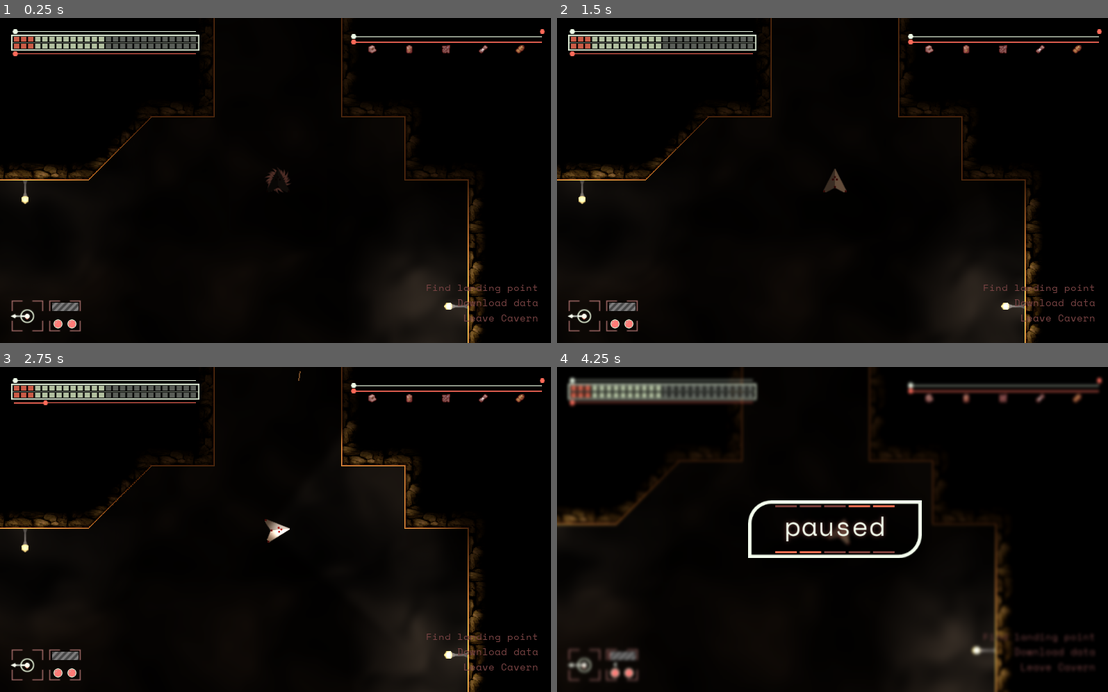
Above: before the commit, frames 1-4 (two rows, left to right).
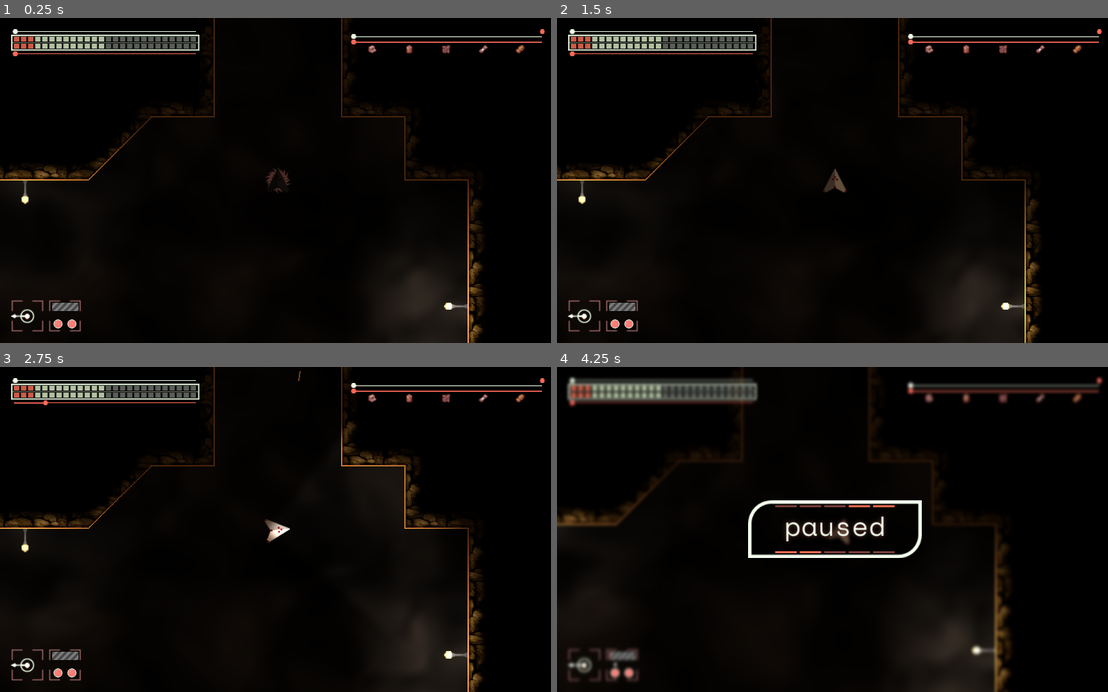
Above: after the commit, the same moments.

Repository: maximinus/scheme7
Game: Godot game, scene res://scenes/World.tscn
Two runs of this game, one before a commit and one after it. Both use one fixed random seed, a clock stepped at 60 frames per second and the inputs below. Sound files missing from this copy of the repository are replaced by a short silence.
Inputs:
- Up to frame 1 (0.25 s): no input
- Up to frame 2 (1.5 s): tap Enter (Enter) at 0.5, 1.35 s; hold D (RightTurn) 0.53-1.28 s; tap L (Lights) at 0.6 s; tap Space (FireLaser) at 1.25 s; hold M (download) from 1.28 s (still down)
- Up to frame 3 (2.75 s): tap L (Lights) at 1.55, 2.3 s; release M (download) at 2.03 s; hold D (RightTurn) from 2.03 s (still down); tap Space (FireLaser) at 2.1 s
- Up to frame 4 (4.25 s): release D (RightTurn) at 2.78 s; hold W (Thrust) 2.78-3.53 s; tap K (FullBeam) at 2.85 s; tap L (Lights) at 3.05, 3.6 s; hold A (LeftTurn) from 3.53 s (still down); tap P (Pause) at 4.15 s

The runs differ from the first frame. In frame 1, 0.3% of the frame differs, in the area x 77-98%, y 82-94%; in frame 2, 0.3%; in frame 3, 0.3%; in frame 4, 0.4%.

Commit message:
Wired up objectives

Diff:
--- a/Scheme7/code/level/level.gd
+++ b/Scheme7/code/level/level.gd
@@ -2,11 +2,8 @@
 
 class_name Level
 
+var objectives = []
+var callback = null
+
 func _init():
-	# probably need to load from json here
 	pass
-
-func getObjectives():
-	return ['Leave Cavern',
-			'Download data',
-			'Find landing point']
--- a/Scheme7/code/ship/rocket_off.gd
+++ b/Scheme7/code/ship/rocket_off.gd
@@ -4,10 +4,12 @@
 
 var fuel
 var temp
+var firing_rocket
 
 func _init():
 	fuel = FuelTankOff.new()
 	temp = RocketTemperatureOff.new()
+	firing_rocket = false
 
 func update(delta: float, energy: float) -> void:
 	pass
--- a/Scheme7/scenes/Interface/Dialog/Dialog.gd
+++ b/Scheme7/scenes/Interface/Dialog/Dialog.gd
@@ -14,13 +14,15 @@
 	setupShip()
 	# next is static, then to the tutorial level
 	Scenes.addScene('res://scenes/SceneTransitions/Static/Static.tscn')
-	Scenes.addScene('res://scenes/Levels/BaseLevel/BaseLevel.tscn')
+	Scenes.addScene('res://scenes/Levels/tutorial_levels/tutorial_1/tutorial_1.tscn')
 	index = 0
 	dialogs = Dialog.getDialog()
 	displayDialog()
 
 func setupShip():
 	Globals.ship.gun = GunsOff.new()
+	Globals.ship.shield = ShieldOff.new()
+	Globals.ship.rocket = RocketOff.new()
 
 func _process(_delta):
 	# was the enter key pressed?
--- a/Scheme7/scenes/Interface/Dialog/Dialog.tscn
+++ b/Scheme7/scenes/Interface/Dialog/Dialog.tscn
@@ -185,7 +185,6 @@
 valign = 1
 
 [node name="Next" type="Node2D" parent="."]
-visible = false
 
 [node name="Next" type="NinePatchRect" parent="Next"]
 margin_left = 732.0
@@ -246,7 +245,7 @@
 }
 
 [node name="Timer" type="Timer" parent="."]
-wait_time = 0.8
+wait_time = 0.4
 one_shot = true
 [connection signal="tween_completed" from="Main/Margin/Text/Tween" to="." method="_on_Tween_tween_completed"]
 [connection signal="timeout" from="Timer" to="." method="_on_Timer_timeout"]
--- a/Scheme7/scenes/Levels/BaseLevel/BaseLevel.gd
+++ b/Scheme7/scenes/Levels/BaseLevel/BaseLevel.gd
@@ -2,3 +2,51 @@
 
 func _ready():
 	$Player.processing = true
+	setupObjectives()
+
+func setupObjectives():
+	var texts = []
+	for i in objectives:
+		texts.append(i[0])
+	Globals.level.objectives = texts
+	Globals.level.callback = funcref(self, 'testObjectives')
+	$CanvasLayer/Objectives.setup()
+
+# we need to handle level objectives here.
+# So first the code to check each objective
+# each of these returns a bool
+func checkLightsOn() -> bool:
+	if Globals.ship.battery.status != BatteryCharge.LIGHT_STATUS.Off:
+		return true
+	return false
+
+func checkLightCircle() -> bool:
+	if Globals.ship.battery.status == BatteryCharge.LIGHT_STATUS.Circle:
+		return true
+	return false
+
+func checkHeadlightOn() -> bool:
+	if Globals.ship.battery.status != BatteryCharge.LIGHT_STATUS.Off:
+		if Globals.ship.battery.fullbeam == true:
+			return true
+	return false
+
+func testObjectives() -> bool:
+	# returns true if a mission objective completes
+	# take the first and check it
+	var data = objectives[0]
+	# call the first argument
+	if data[1].call_func() == false:
+		# nothing to do
+		return false
+	# remove this objective
+	objectives.pop_front()
+	return true
+
+# finally, we need dump the results out here into an array
+# the second entry to the array is the function that checks
+var objectives = [
+	['Turn on lights [L]', 			funcref(self, 'checkLightsOn')],
+	['Turn on surround lights [L]',	funcref(self, 'checkLightCircle')],
+	['Turn on headlights [K]',		funcref(self, 'checkHeadlightOn')]
+]
--- /dev/null
+++ b/Scheme7/scenes/Levels/tutorial_levels/tutorial_1/tutorial_1.tscn
@@ -0,0 +1,104 @@
+[gd_scene load_steps=10 format=2]
+
+[ext_resource path="res://scenes/Levels/MapTiles.tres" type="TileSet" id=1]
+[ext_resource path="res://scenes/LevelObjects/SimpleLight/SimpleLight.tscn" type="PackedScene" id=2]
+[ext_resource path="res://scenes/Levels/BaseLevel/BaseLevel.gd" type="Script" id=3]
+[ext_resource path="res://scenes/PlayerUI/Pause/PauseScreen.tscn" type="PackedScene" id=4]
+[ext_resource path="res://scenes/Player/Player.tscn" type="PackedScene" id=5]
+[ext_resource path="res://scenes/PlayerUI/MissionObjectives/MissionObjectives.tscn" type="PackedScene" id=6]
+
+[sub_resource type="Shader" id=1]
+code = "shader_type canvas_item;
+
+uniform vec4 color : hint_color = vec4(0.35, 0.48, 0.95, 1.0);
+uniform float noise_scale = 20.0;
+uniform float alpha_power = 2.0;
+uniform int OCTAVES = 1;
+uniform float TIME_FACTOR = 1.0;
+
+float rand(vec2 coord){
+	return fract(sin(dot(coord, vec2(56, 78)) * 1000.0) * 1000.0);
+}
+
+float noise(vec2 coord){
+	vec2 i = floor(coord);
+	vec2 f = fract(coord);
+
+	// 4 corners of a rectangle surrounding our point
+	float a = rand(i);
+	float b = rand(i + vec2(1.0, 0.0));
+	float c = rand(i + vec2(0.0, 1.0));
+	float d = rand(i + vec2(1.0, 1.0));
+
+	vec2 cubic = f * f * (3.0 - 2.0 * f);
+
+	return mix(a, b, cubic.x) + (c - a) * cubic.y * (1.0 - cubic.x) + (d - b) * cubic.x * cubic.y;
+}
+
+float fbm(vec2 coord){
+	float value = 0.0;
+	float scale = 0.5;
+
+	for(int i = 0; i < OCTAVES; i++){
+		value += noise(coord) * scale;
+		coord *= 2.0;
+		scale *= 0.5;
+	}
+	return value;
+}
+
+void fragment() {
+	vec2 coord = UV * noise_scale;
+	float abs_time = TIME * TIME_FACTOR;
+	vec2 motion = vec2( fbm(coord + vec2(abs_time * -0.5, abs_time * 0.5)) );
+	float final = fbm(coord + motion);
+	COLOR = vec4(color.rgb, pow(final, alpha_power) * color.a);
+}"
+
+[sub_resource type="ShaderMaterial" id=2]
+shader = SubResource( 1 )
+shader_param/color = Color( 0.172549, 0.184314, 0.235294, 1 )
+shader_param/noise_scale = 3.0
+shader_param/alpha_power = 2.0
+shader_param/OCTAVES = 3
+shader_param/TIME_FACTOR = 0.3
+
+[sub_resource type="NoiseTexture" id=3]
+seamless = true
+
+[node name="Tutorial1" type="Node2D"]
+script = ExtResource( 3 )
+
+[node name="Background" type="Polygon2D" parent="."]
+material = SubResource( 2 )
+texture = SubResource( 3 )
+polygon = PoolVector2Array( 384, 64, 128, 320, 128, 576, 256, 576, 384, 448, 640, 448, 768, 576, 896, 576, 896, 320, 640, 64 )
+
+[node name="CanvasLayer" type="CanvasLayer" parent="."]
+
+[node name="Objectives" parent="CanvasLayer" instance=ExtResource( 6 )]
+
+[node name="PauseScreen" parent="CanvasLayer" instance=ExtResource( 4 )]
+visible = false
+
+[node name="MapTiles" type="TileMap" parent="."]
+tile_set = ExtResource( 1 )
+format = 1
+tile_data = PoolIntArray( 5, 5, 0, 6, 1, 0, 8, 1, 0, 10, 6, 0, 65540, 16, 0, 65546, 17, 0, 196610, 16, 0, 196620, 17, 0, 262145, 5, 0, 262158, 6, 0, 327681, 2, 0, 327694, 3, 0, 458753, 2, 0, 458756, 18, 0, 458758, 20, 0, 458760, 20, 0, 458762, 15, 0, 458766, 3, 0, 589825, 4, 0, 589826, 20, 0, 589828, 19, 0, 589835, 4, 0, 589836, 20, 0, 589838, 19, 0 )
+
+[node name="Lights" type="Node2D" parent="."]
+
+[node name="SimpleLight" parent="Lights" instance=ExtResource( 2 )]
+position = Vector2( 512, 64 )
+rotation = 3.14159
+strength = 1.5
+direction = 1
+
+[node name="Player" parent="." instance=ExtResource( 5 )]
+position = Vector2( 512, 416 )
+
+[node name="Camera2D" type="Camera2D" parent="Player"]
+current = true
+
+[node name="CanvasModulate" type="CanvasModulate" parent="."]
+color = Color( 0.0823529, 0.0784314, 0.0745098, 1 )
--- a/Scheme7/scenes/PlayerUI/MissionObjectives/MissionObjectives.gd
+++ b/Scheme7/scenes/PlayerUI/MissionObjectives/MissionObjectives.gd
@@ -6,13 +6,15 @@
 const SCREEN_HEIGHT = 600
 const MARGIN = 32
 
-var lander_pos = Vector2(1224.0, 2304.0)
-var lander_found = false
 var objectives = []
 var index = 0
+var callback = null
 
 func _ready():
-	var txt_objectives = Globals.level.getObjectives()
+	pass
+
+func setup():
+	var txt_objectives = Globals.level.objectives
 	for i in txt_objectives:
 		# create a label
 		var obj_label = OBJ_SCENE.instance()
@@ -23,6 +25,7 @@
 		objectives.append(obj_label)
 		add_child(obj_label)
 		index = len(objectives) - 1
+	callback = Globals.level.callback
 
 func reset():
 	# move all objectives back to correct place
@@ -52,15 +55,5 @@
 	$Tween.start()
 	index -= 1
 
-func downloaded():
-	moveTopLabel()
-
 func _process(_delta):
-	if lander_found == true:
-		return
-	var player_pos = Globals.ship.position
-	var delta_distance = player_pos - lander_pos
-	var distance = delta_distance.length()
-	if distance < 360:
-		lander_found = true
-		moveTopLabel()
+	pass
